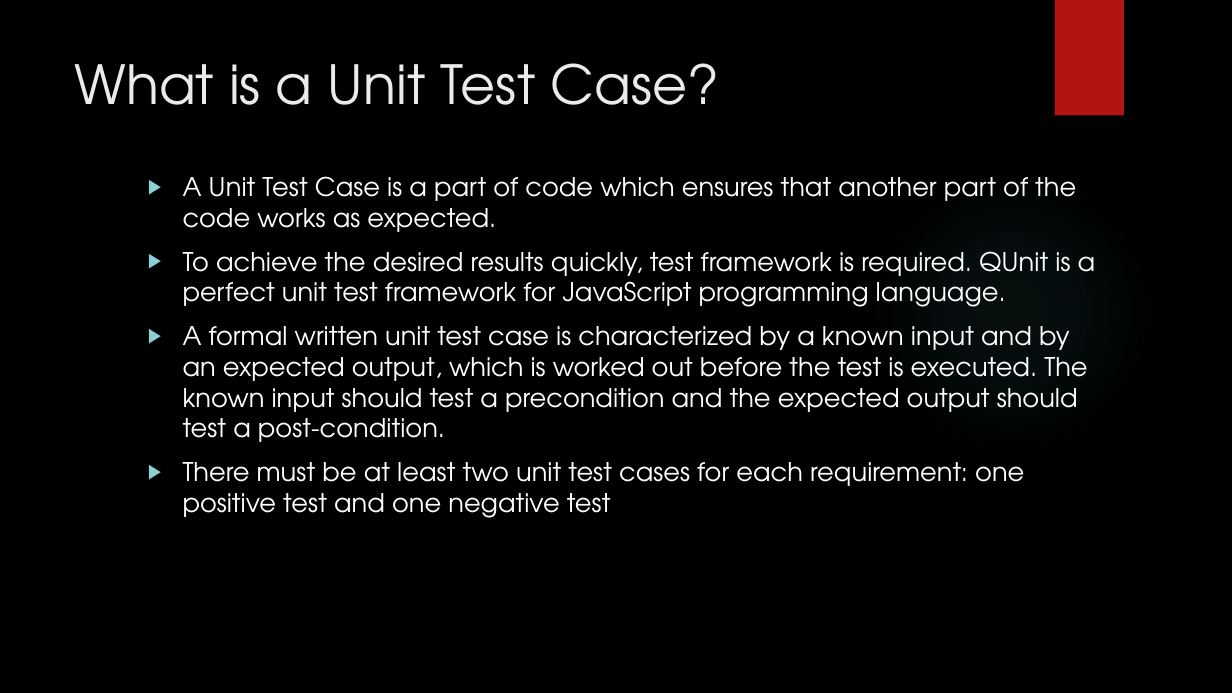
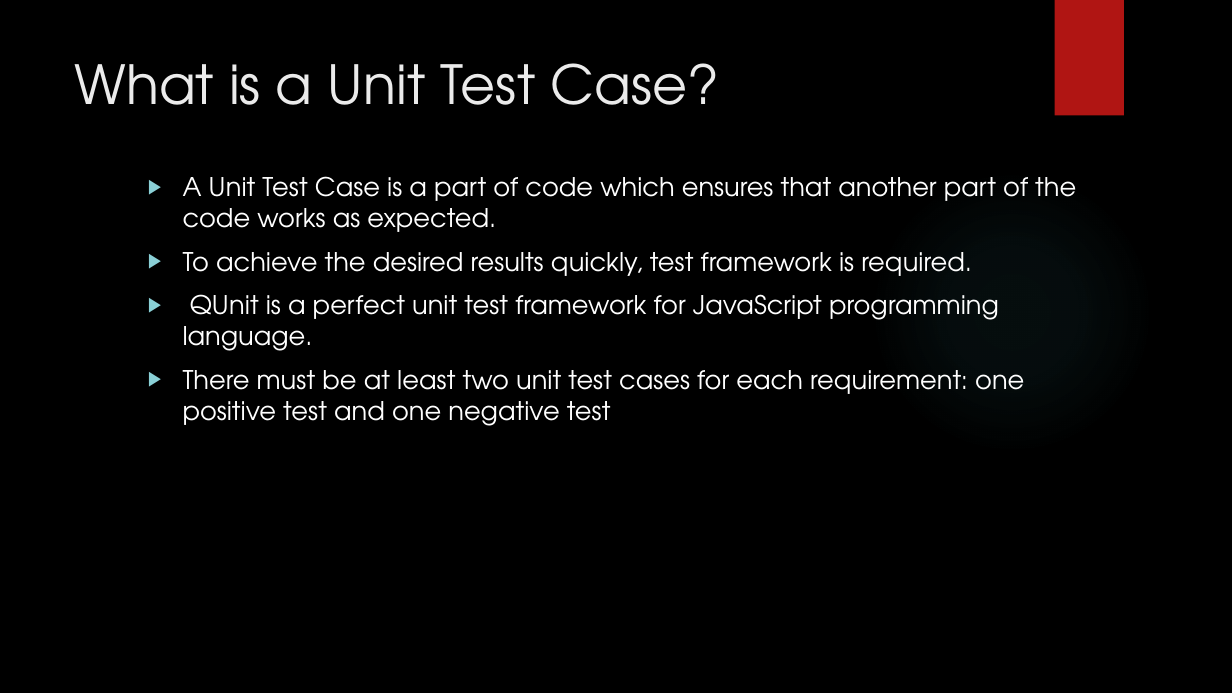
Before and after one commit to prashanthr036/qUnit-WS, a slide deck: slide 13 of docs/TestingQunit.pptx (slide 14 before the commit). Drawn at 1232x693 pixels with LibreOffice and Linux fonts; fonts in the diff are those of the drawing; background and template pictures are left out. Boxes give left, top, right and bottom in pixels: in the first picture for what was removed or moved away, otherwise in the second. Text is boxed around its words. In the diff, an @@ line names an element or a change of style, - is before the commit and + after.

Commit message:
update

```diff
--- a/docs/TestingQunit.pptx
+++ b/docs/TestingQunit.pptx
@@ text at <box>183,252,999,351</box>: text changed @@
-▶ To achieve the desired results quickly, test framework is required. QUnit is a perfect unit test framework for JavaScript programming language.
-▶ A formal written unit test case is characterized by a known input and by an expected output, which is worked out before the test is executed. The known input should test a precondition and the expected output should test a post-condition.
+▶ To achieve the desired results quickly, test framework is required.
+▶ QUnit is a perfect unit test framework for JavaScript programming language.
```
Also in this commit, not shown: 2 other slides changed, 1 slide added, 1 slide removed.
